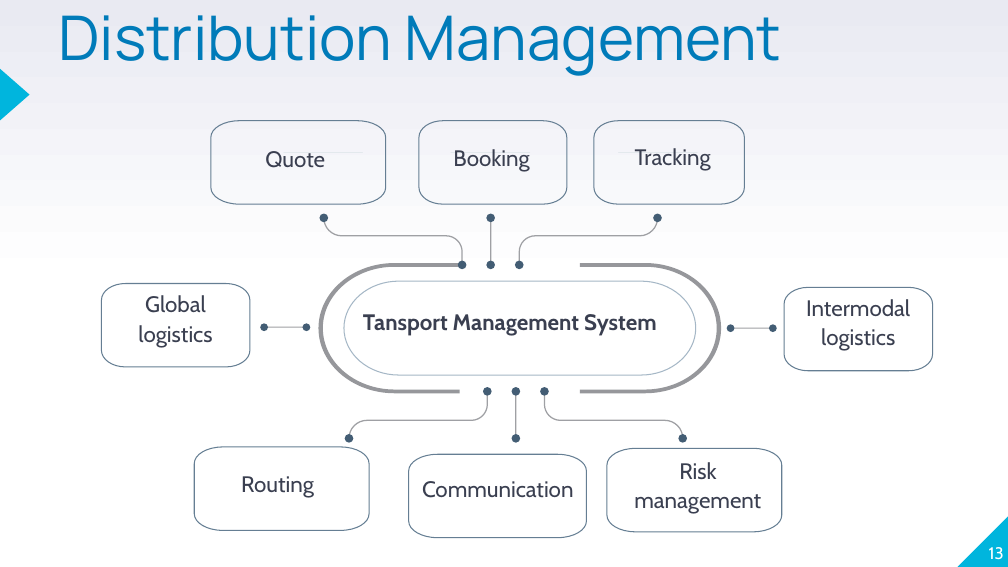
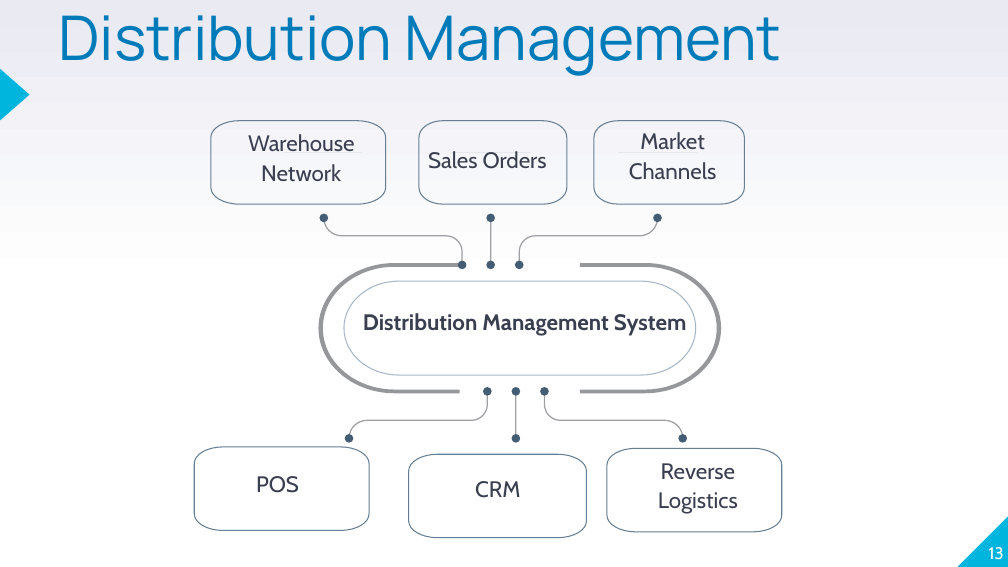
Before and after one commit to stefanofiorenza/KNITS, a slide deck: slide 13 of Presentations/Logistics/KNITS-SCM-Services.pptx. Drawn at 1008x567 pixels with LibreOffice and Linux fonts; fonts in the diff are those of the drawing; background and template pictures are left out. Boxes give left, top, right and bottom in pixels: in the first picture for what was removed or moved away, otherwise in the second. Text is boxed around its words. In the diff, an @@ line names an element or a change of style, - is before the commit and + after.

```diff
--- a/Presentations/Logistics/KNITS-SCM-Services.pptx
+++ b/Presentations/Logistics/KNITS-SCM-Services.pptx
@@ text at (x1=629, y1=132, x2=716, y2=180): text changed @@
-Tracking
+Market
+Channels
@@ text at (x1=265, y1=151, x2=325, y2=168): text changed @@
-Quote
+WarehouseNetwork
@@ text at (x1=428, y1=151, x2=547, y2=169): text changed @@
-Booking
+Sales Orders
@@ freeform shape removed at (x1=102, y1=283, x2=250, y2=367) @@
@@ text removed at (x1=138, y1=295, x2=212, y2=347) @@
-Global logistics
@@ freeform shape removed at (x1=784, y1=287, x2=932, y2=371) @@
@@ text removed at (x1=806, y1=299, x2=910, y2=351) @@
-Intermodal logistics
@@ freeform shape removed at (x1=260, y1=324, x2=268, y2=332) @@
@@ freeform shape removed at (x1=263, y1=327, x2=306, y2=328) @@
@@ freeform shape removed at (x1=302, y1=324, x2=310, y2=332) @@
@@ text at (x1=363, y1=313, x2=687, y2=336): text changed @@
-Tansport Management System
+Distribution Management System
@@ freeform shape removed at (x1=727, y1=325, x2=735, y2=333) @@
@@ freeform shape removed at (x1=730, y1=328, x2=773, y2=329) @@
@@ freeform shape removed at (x1=769, y1=325, x2=777, y2=333) @@
@@ text at (x1=256, y1=476, x2=299, y2=493): text changed @@
-Routing
+POS
@@ text at (x1=658, y1=463, x2=738, y2=514): text changed @@
-Risk management
+Reverse Logistics
@@ text at (x1=475, y1=481, x2=520, y2=498): text changed @@
-Communication
+CRM
```
Also in this commit, not shown: 5 other slides changed, 9 other files.
